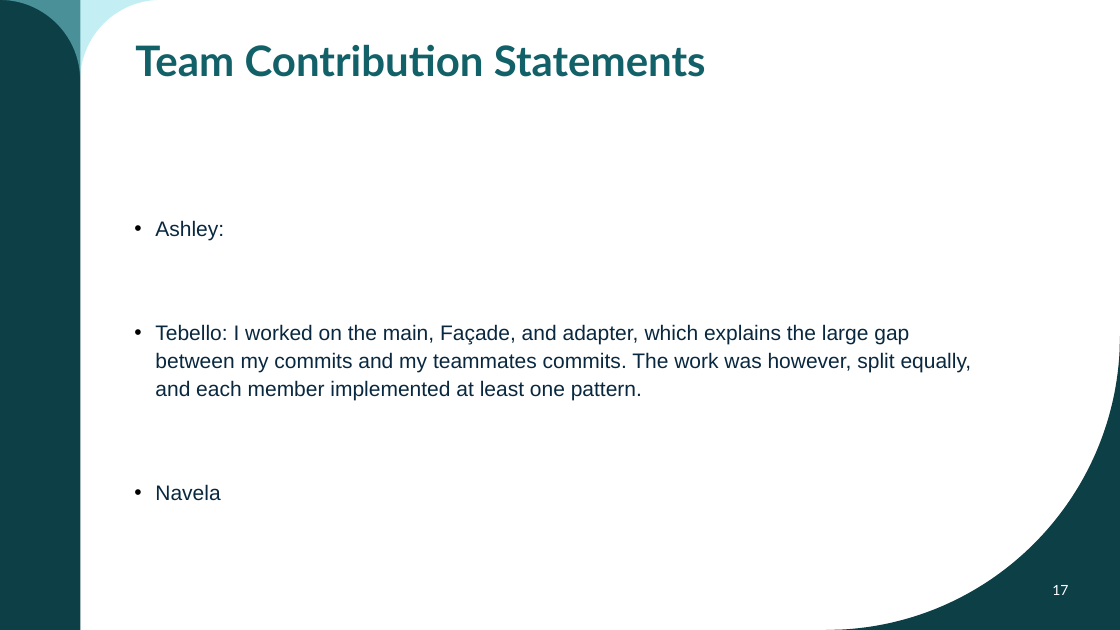
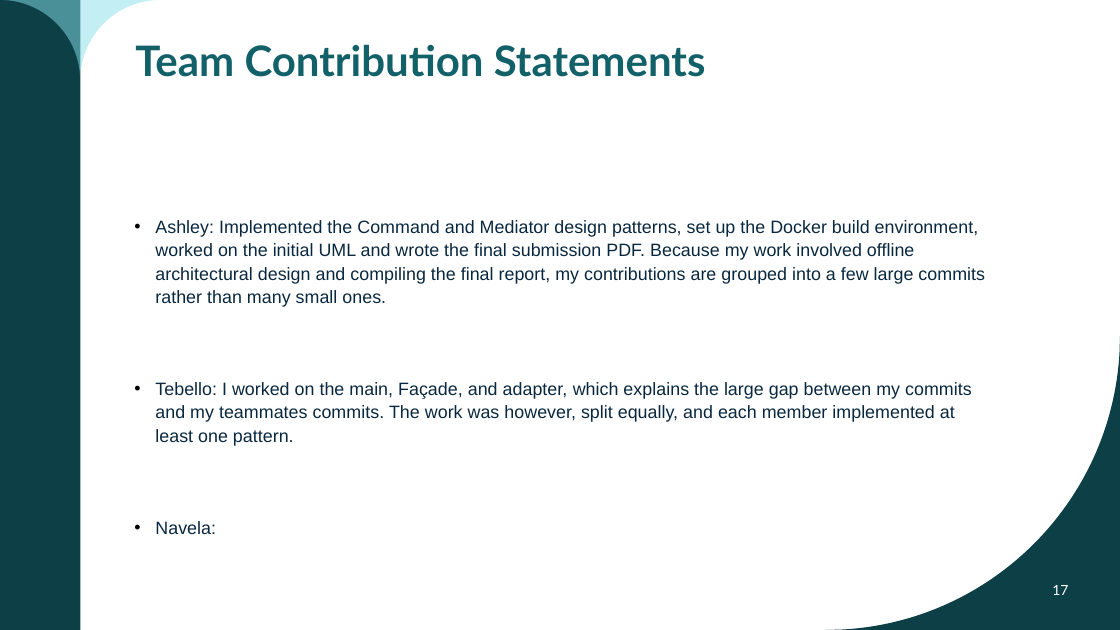
Before and after one commit to Mat6577/COS214_Practical5, a slide deck: slide 17 of docs/Practical_5_Final.pptx. Drawn at 1120x630 pixels with LibreOffice and Linux fonts; fonts in the diff are those of the drawing. Boxes give left, top, right and bottom in pixels: in the first picture for what was removed or moved away, otherwise in the second. Text is boxed around its words. In the diff, an @@ line names an element or a change of style, - is before the commit and + after.

```diff
--- a/docs/Practical_5_Final.pptx
+++ b/docs/Practical_5_Final.pptx
@@ text at (155,220,985,307): text changed; size 18 to 15.3 pt @@
-• Ashley:
+• Ashley: Implemented the Command and Mediator design patterns, set up the Docker build environment, worked on the initial UML and wrote the final submission PDF. Because my work involved offline architectural design and compiling the final report, my contributions are grouped into a few large commits rather than many small ones.
@@ text at (155,382,972,446): size 18 to 15.3 pt in "Tebello: I worked on the main, Façade, ..." @@
@@ text at (155,484,220,501): text changed; size 18 to 15.3 pt @@
-• Navela
+• Navela:
```
Also in this commit, not shown: 3 other slides changed.
